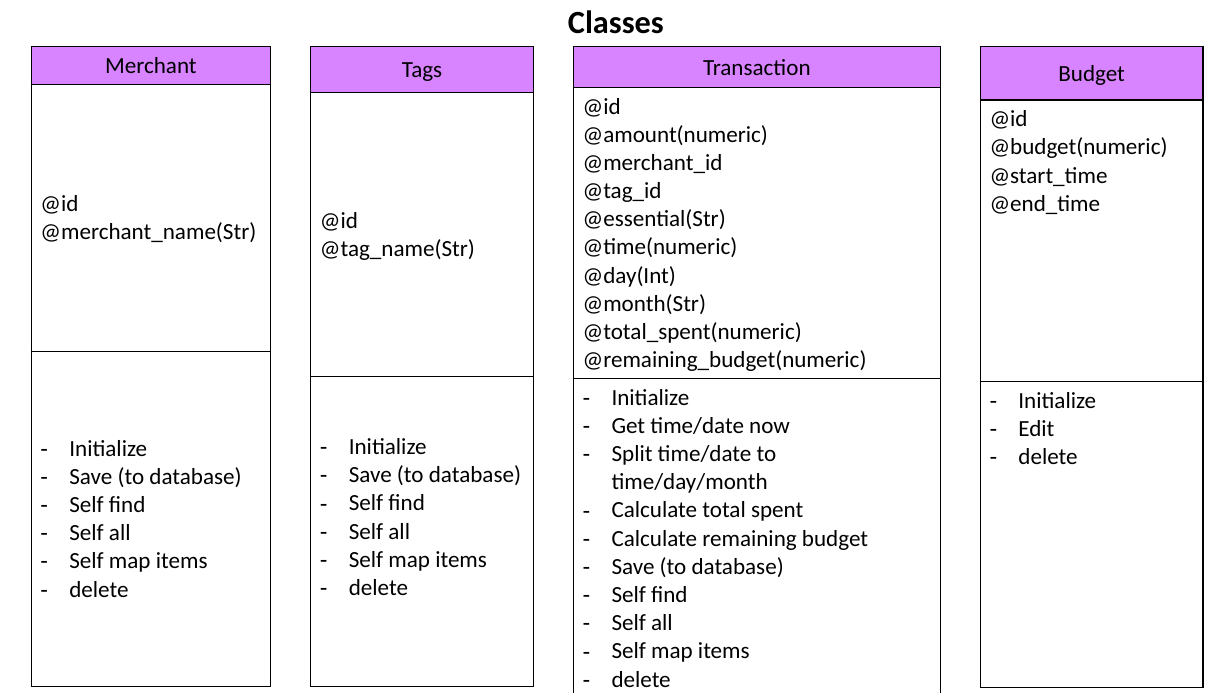
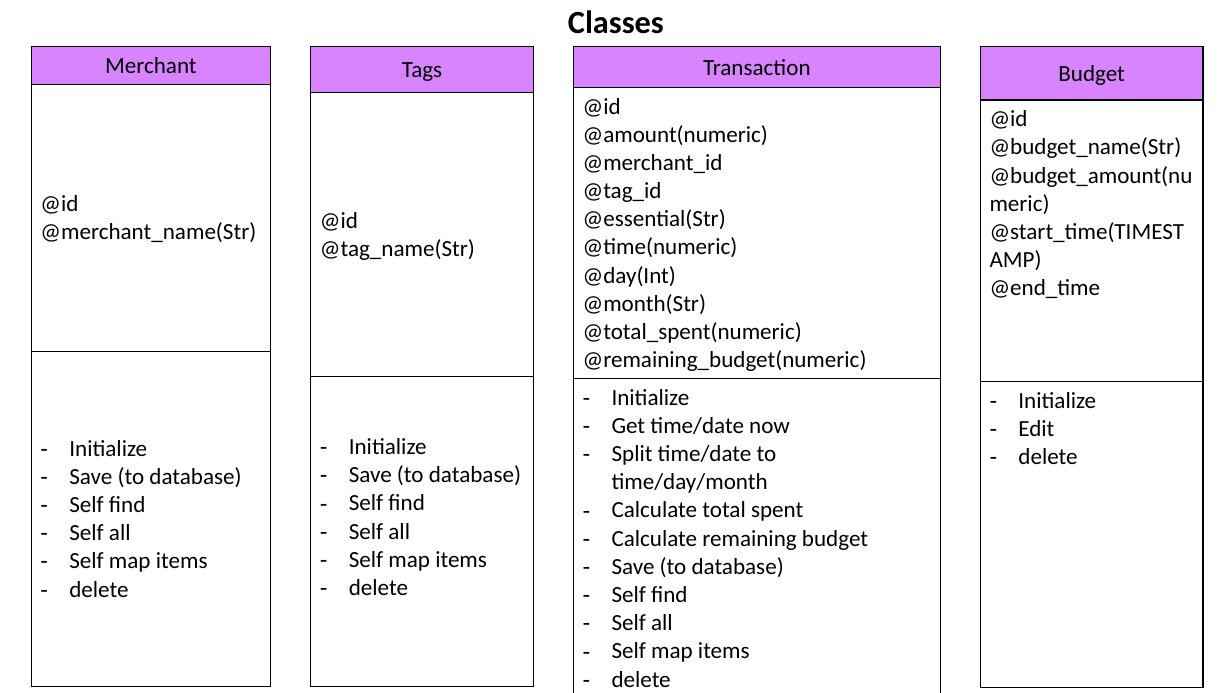
Before and after one commit to catf62/Budgee, a slide deck: slide 11 of Plans_Project_Management/Budget_App_Plan_08Nov2018.pptx. Drawn at 1232x693 pixels with LibreOffice and Linux fonts; fonts in the diff are those of the drawing. Boxes give left, top, right and bottom in pixels: in the first picture for what was removed or moved away, otherwise in the second. Text is boxed around its words. In the diff, an @@ line names an element or a change of style, - is before the commit and + after.

```diff
--- a/Plans_Project_Management/Budget_App_Plan_08Nov2018.pptx
+++ b/Plans_Project_Management/Budget_App_Plan_08Nov2018.pptx
@@ table at [981, 47, 1203, 688] @@
-row 2, column 1: @id / @budget(numeric) / @start_time / @end_time
+row 2, column 1: @id / @budget_name(Str) / @budget_amount(numeric) / @start_time(TIMESTAMP) / @end_time
```
Also in this commit, not shown: 2 other slides changed, 2 slides added.
